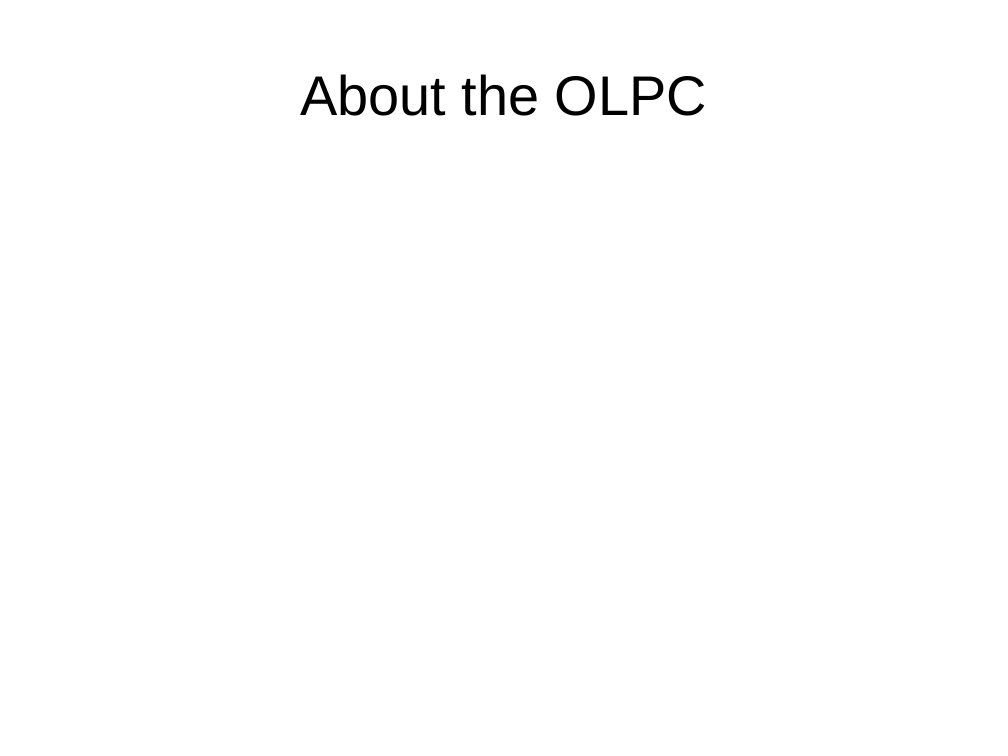
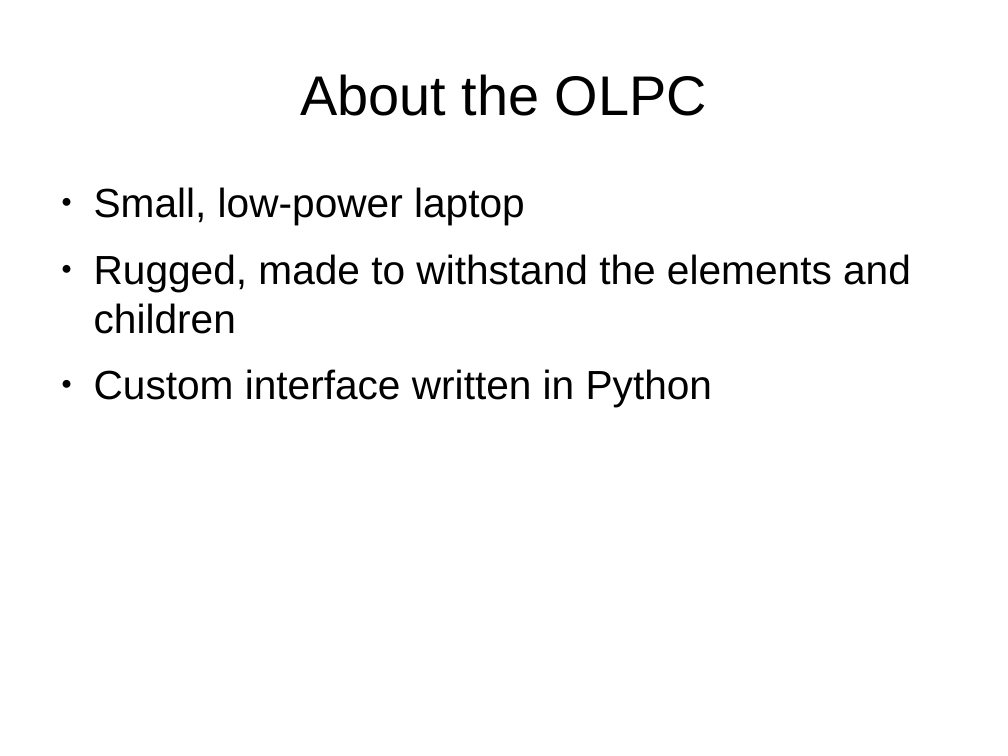
Before and after one commit to FOSSRIT/pyconposter, a slide deck: slide 5 of olpc/pycon_poster.odp. Drawn at 1008x756 pixels with LibreOffice and Linux fonts; fonts in the diff are those of the drawing. Boxes give left, top, right and bottom in pixels: in the first picture for what was removed or moved away, otherwise in the second. Text is boxed around its words. In the diff, an @@ line names an element or a change of style, - is before the commit and + after.

```diff
--- a/olpc/pycon_poster.odp
+++ b/olpc/pycon_poster.odp
@@ text added at bbox=[94, 187, 911, 407], 32 pt, text #000000 @@
+● Small, low-power laptop
+● Rugged, made to withstand the elements and children
+● Custom interface written in Python
```
Also in this commit, not shown: 1 other slide changed.
